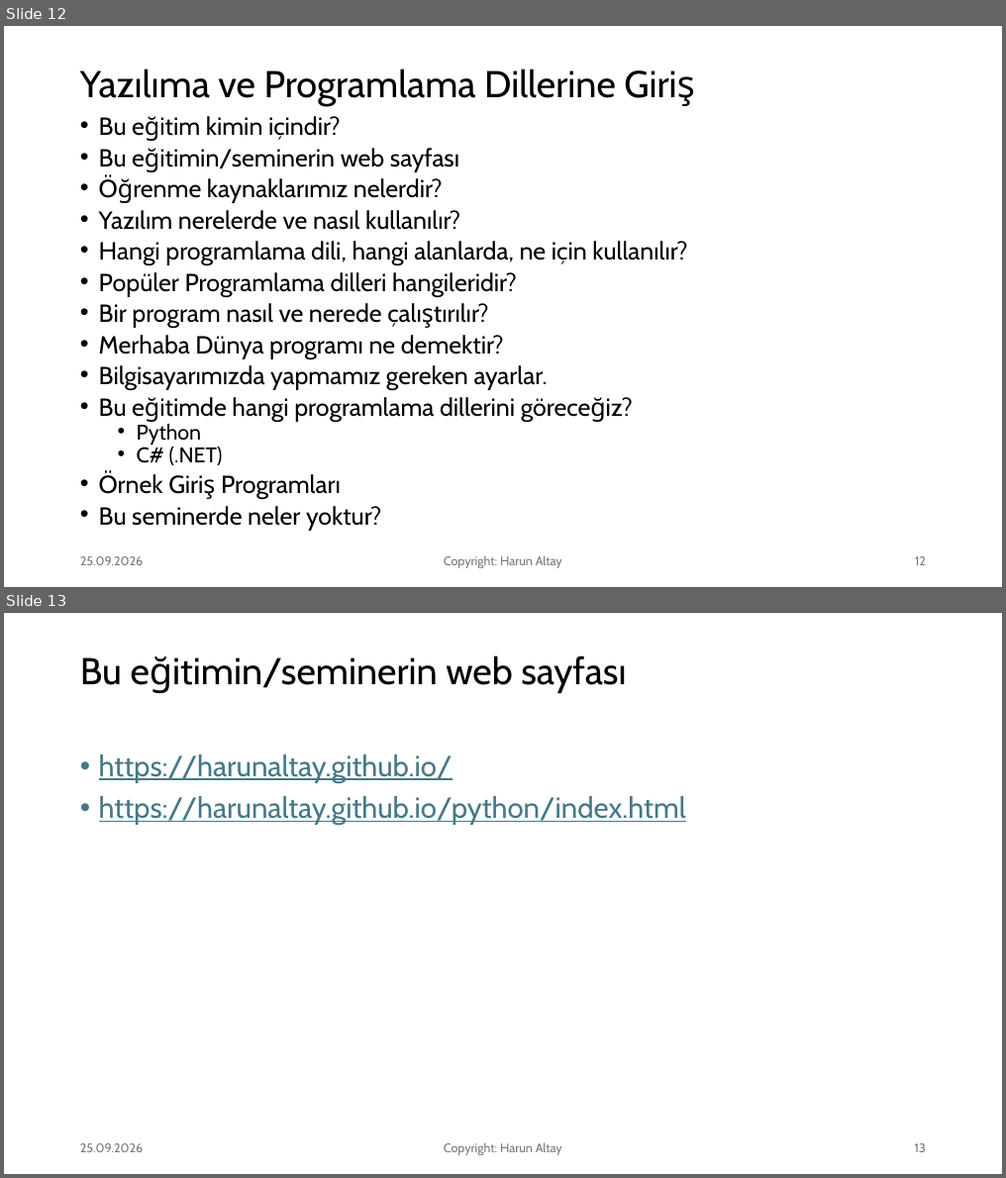
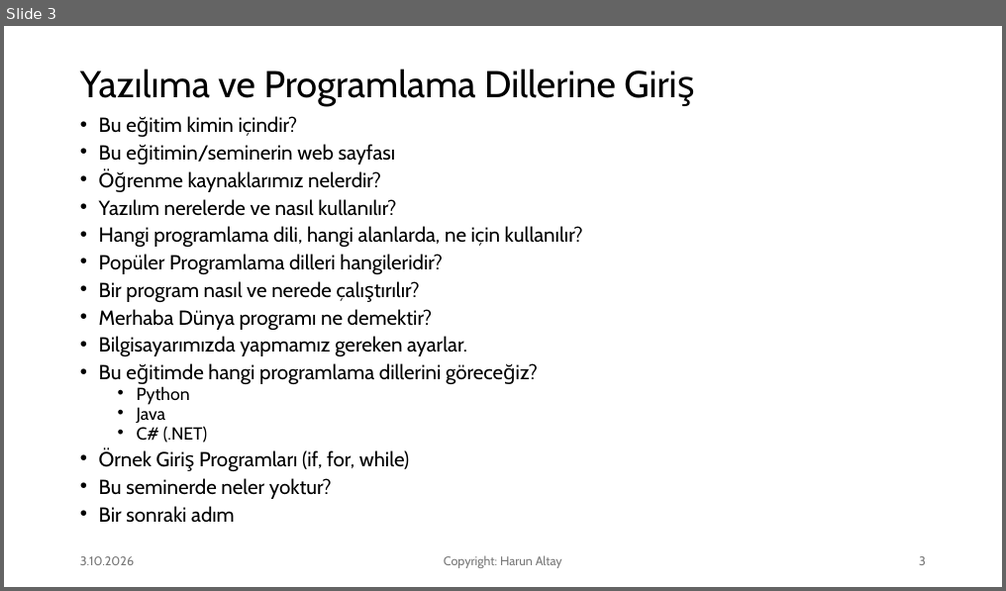
Before and after one commit to harunaltay/harunaltay.github.io, a slide deck: prog-diller/yazilim-sunum/Yazilim-Programlama-Dilleri-Giris.pptx. Shown one above the other, each under a label of ours: slides 12 and 13 before the commit, slide 3 after it. The pictures are 1006x1178 and 1006x591 pixels, drawn with LibreOffice and Linux fonts; fonts in the diff are those of the drawing. Boxes give left, top, right and bottom in pixels: in the first picture for what was removed or moved away, otherwise in the second. Text is boxed around its words. In the diff, an @@ line names an element or a change of style, - is before the commit and + after.

```diff
--- a/prog-diller/yazilim-sunum/Yazilim-Programlama-Dilleri-Giris.pptx
+++ b/prog-diller/yazilim-sunum/Yazilim-Programlama-Dilleri-Giris.pptx
@@ slide 13 removed at (4, 613, 1002, 1174), background #FFFFFF @@
@@ title removed at (80, 656, 626, 693) @@
-Bu eğitimin/seminerin web sayfası
@@ text removed at (99, 755, 686, 825) @@
-• https://harunaltay.github.io/
-• https://harunaltay.github.io/python/index.html
@@ text removed at (80, 1144, 144, 1153) @@
-25.09.2026
@@ text removed at (444, 1143, 562, 1156) @@
-Copyright: Harun Altay
@@ page number removed at (915, 1144, 926, 1153) @@
-13
@@ what was slide 12 is now slide 3 @@
@@ slide 3 changed as well @@
@@ text at (99, 116, 583, 499): size 23.8 to 19.6 pt in "Bu eğitim kimin içindir?", "Bu eğitimin/seminerin web sayfası", "Öğrenme kaynaklarımız nelerdir?", "Yazılım nerelerde ve nasıl kullanılır?" and 7 more places; size 20.4 to 16.8 pt in "Python", "C# (.NET)" @@
@@ text at (137, 407, 166, 423): paragraph added @@
+  • Java
@@ text at (99, 450, 409, 472): text changed; size 23.8 to 19.6 pt @@
-• Örnek Giriş Programları
+• Örnek Giriş Programları (if, for, while)
@@ text at (99, 506, 235, 523): paragraph added @@
+• Bir sonraki adım
@@ text at (80, 557, 134, 566): text changed @@
-25.09.2026
+3.10.2026
@@ page number at (919, 557, 926, 566): text changed @@
-12
+3
```
Also in this commit, not shown: 45 other slides changed, 1 other file.
